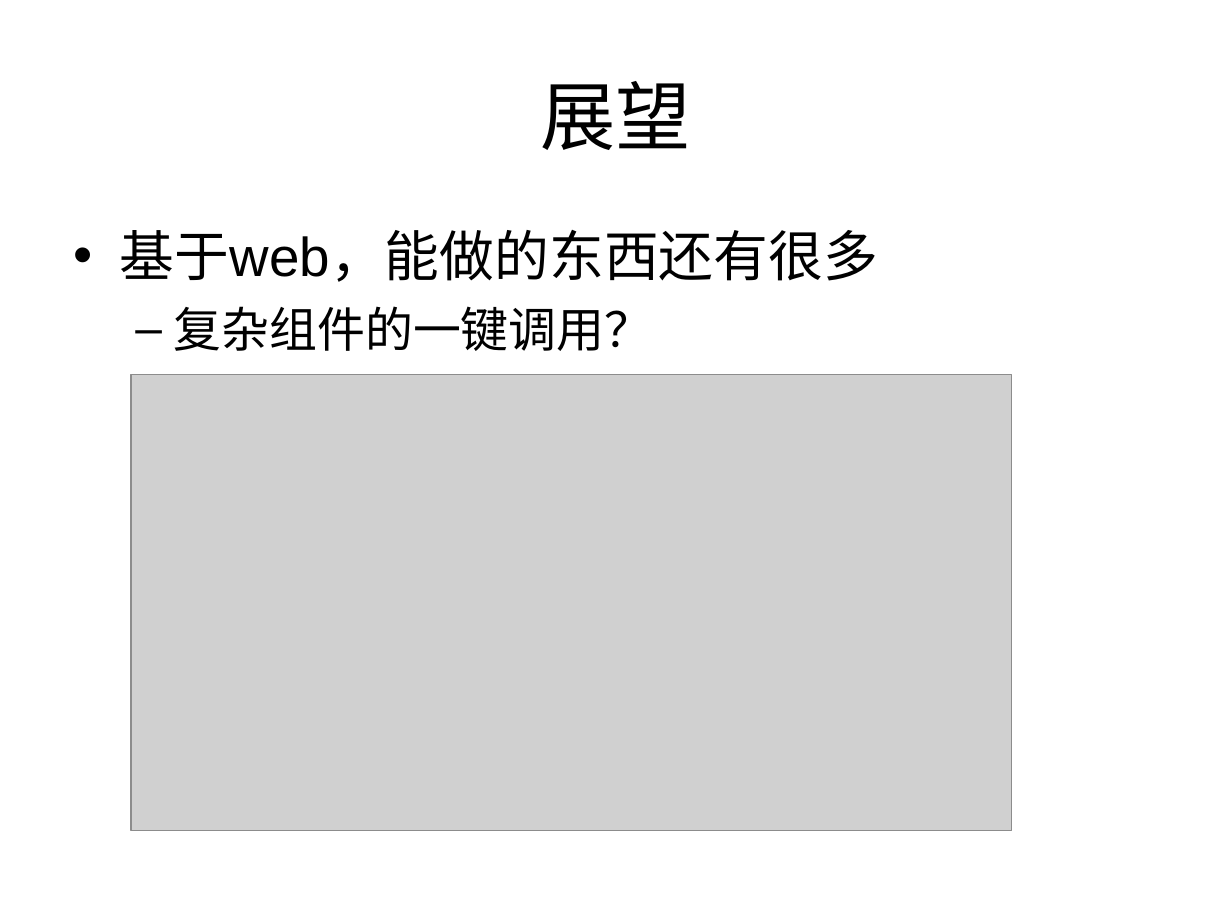
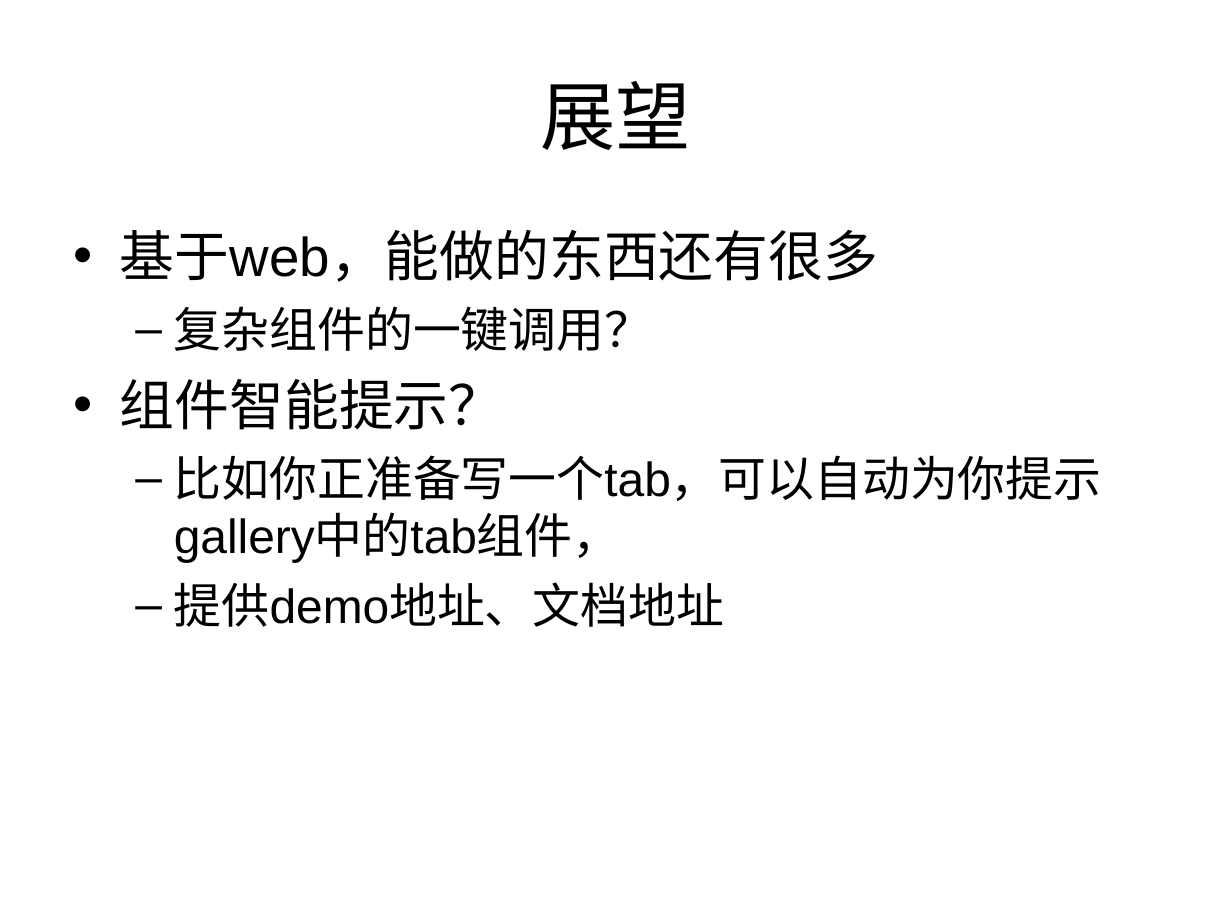
Before and after one commit to 306808700/hcs, a slide deck: slide 14 of 1.0/guide/HCS 基于chrome的命令行的编辑工具.ppt (slide 13 before the commit). Drawn at 1232x924 pixels with LibreOffice and Linux fonts; fonts in the diff are those of the drawing; grey boxes stand for pictures. Boxes give left, top, right and bottom in pixels: in the first picture for what was removed or moved away, otherwise in the second. Text is boxed around its words. In the diff, an @@ line names an element or a change of style, - is before the commit and + after.

```diff
--- a/1.0/guide/HCS 基于chrome的命令行的编辑工具.ppt
+++ b/1.0/guide/HCS 基于chrome的命令行的编辑工具.ppt
@@ text at bbox=[120, 379, 1102, 627]: paragraphs added @@
+• 组件智能提示？
+  – 比如你正准备写一个tab，可以自动为你提示gallery中的tab组件，
+  – 提供demo地址、文档地址
@@ picture removed at bbox=[131, 375, 1011, 830] @@
```
Also in this commit, not shown: 4 other slides changed, 4 slides added, 2 slides removed, 6 other files.
